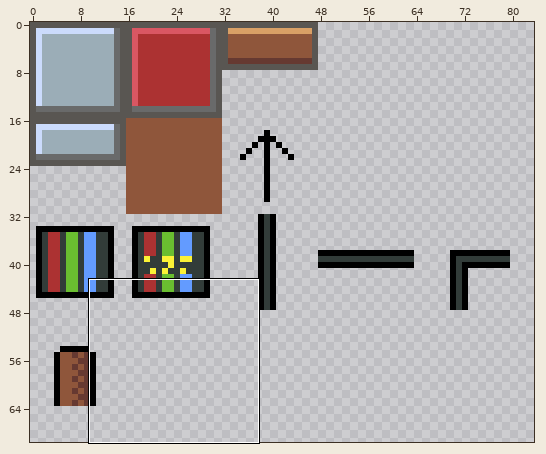
Pixel-art file, stored at src/level/level.aseprite. Above, an overview of the earlier version with the close-up marked.
Close-up. First the earlier version:
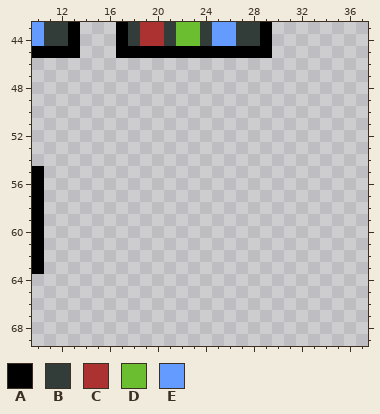
256x256 pixels, 1 frame. Shown: x 10..37, y 43..69. The wide view leaves out empty margins.
Palette (. is transparent): A #000000  B #323c39  C #ac3232  D #6abe30  E #639bff
Pixels before, first column x 10:
43 EBBA...ABCCBDDBEEBBA
44 EBBA...ABCCBDDBEEBBA
45 AAAA...AAAAAAAAAAAAA
46 ....................
47 ....................
48 ....................
49 ....................
50 ....................
51 ....................
52 ....................
53 ....................
54 ....................
55 A...................
56 A...................
57 A...................
58 A...................
59 A...................
60 A...................
61 A...................
62 A...................
63 A...................
The result:
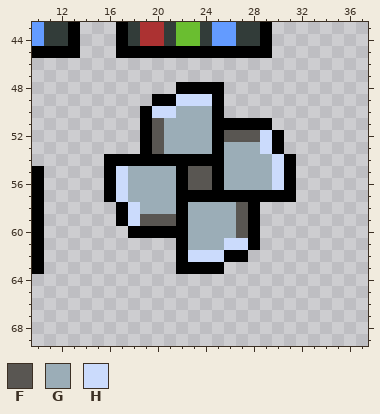
Colours new in this view: F #595652  G #9badb7  H #cbdbfc
Changes in this commit:
{"y":48,"x":22,"old":"....","new":"AAAA"}
{"y":49,"x":20,"old":"......","new":"AAHHHA"}
{"y":50,"x":19,"old":".......","new":"AHHGGGA"}
{"y":51,"x":19,"old":"...........","new":"AFGGGGAAAAA"}
{"y":52,"x":19,"old":"............","new":"AFGGGGAFFFHA"}
{"y":53,"x":19,"old":"............","new":"AFGGGGAGGGHA"}
{"y":54,"x":16,"old":"................","new":"AAAAAAAAAAGGGGHA"}
{"y":55,"x":16,"old":"................","new":"AHGGGGAFFAGGGGHA"}
{"y":56,"x":16,"old":"................","new":"AHGGGGAFFAGGGGHA"}
{"y":57,"x":16,"old":"................","new":"AHGGGGAAAAAAAAAA"}
{"y":58,"x":17,"old":"............","new":"AHGGGAGGGGFA"}
{"y":59,"x":17,"old":"............","new":"AHFFFAGGGGFA"}
{"y":60,"x":18,"old":"...........","new":"AAAAAGGGGFA"}
{"y":61,"x":22,"old":".......","new":"AGGGHHA"}
{"y":62,"x":22,"old":"......","new":"AHHHAA"}
{"y":63,"x":22,"old":"....","new":"AAAA"}
